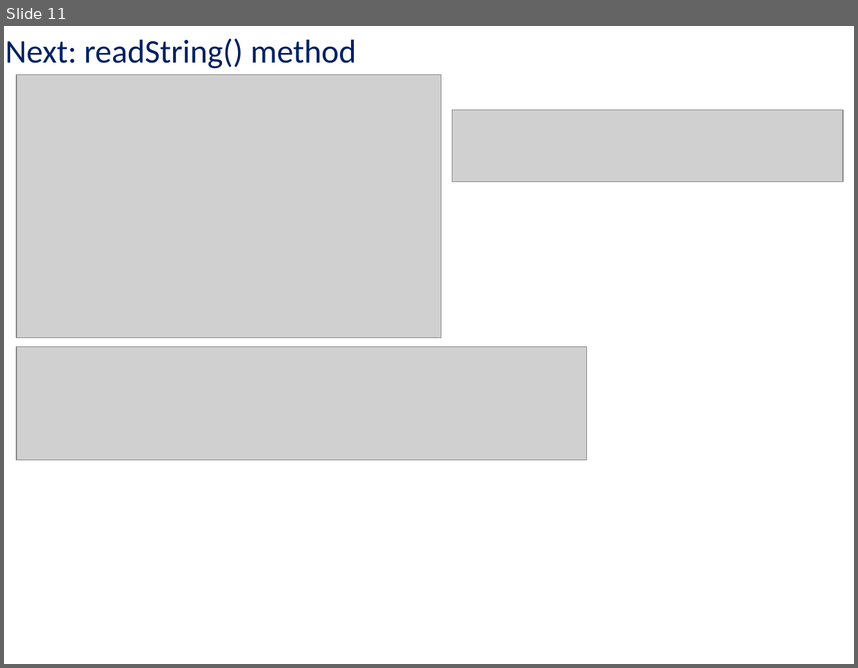
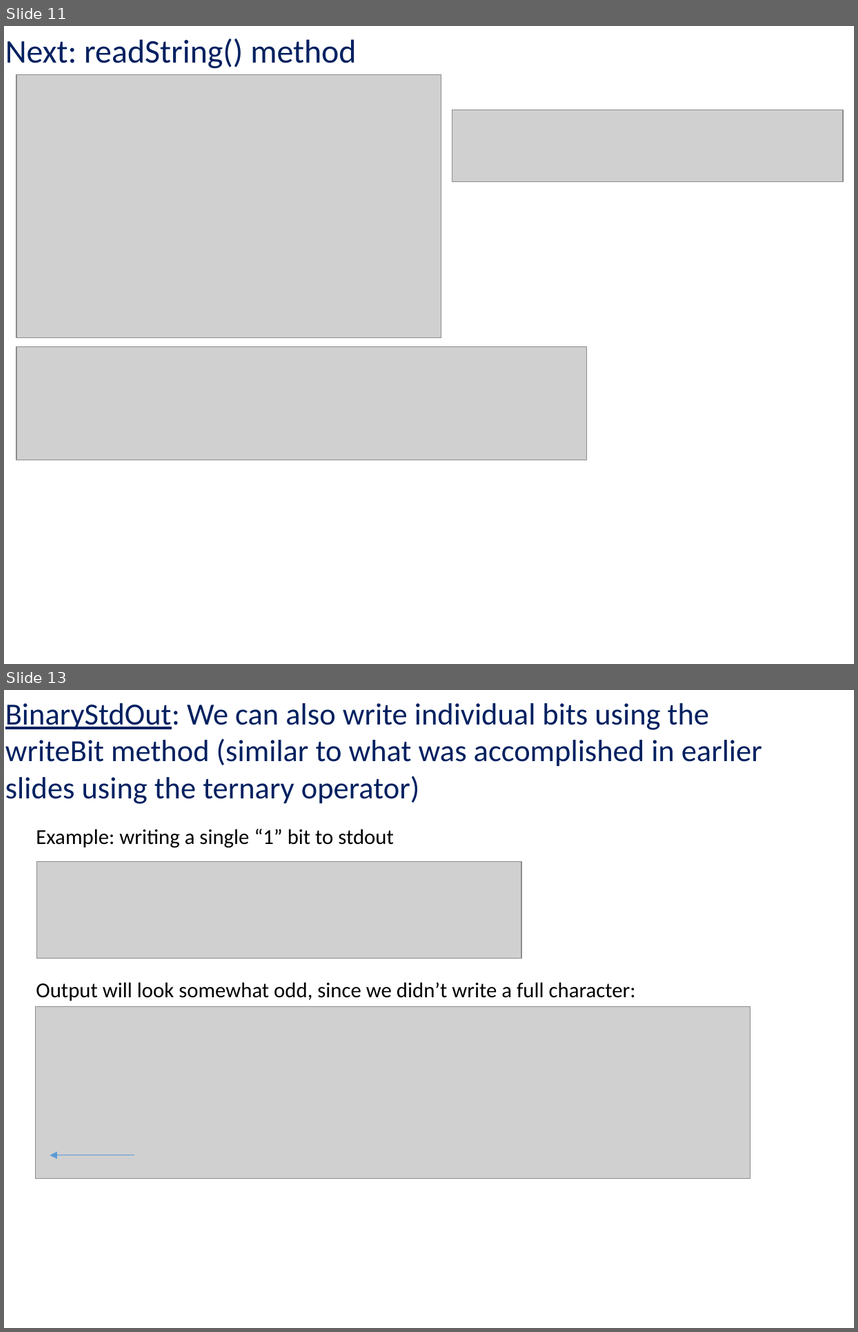
Before and after one commit to kc13/CS1501, a slide deck: cs1501_rec4_Oct4.pptx. Shown one above the other, each under a label of ours: slide 11 before the commit, slides 11 and 13 after it; the slides between them are not shown. The pictures are 858x668 and 858x1332 pixels, drawn with LibreOffice and Linux fonts; fonts in the diff are those of the drawing; grey boxes stand for pictures. Boxes give left, top, right and bottom in pixels: in the first picture for what was removed or moved away, otherwise in the second. Text is boxed around its words. In the diff, an @@ line names an element or a change of style, - is before the commit and + after.

```diff
--- a/cs1501_rec4_Oct4.pptx
+++ b/cs1501_rec4_Oct4.pptx
@@ slide 13 added at <box>4,690,854,1328</box>, background #FFFFFF @@
@@ text added at <box>5,703,762,804</box>, 26 pt, text #002060 @@
+BinaryStdOut: We can also write individual bits using the writeBit method (similar to what was accomplished in earlier slides using the ternary operator)
@@ text added at <box>36,829,394,848</box>, 18 pt, text #000000 @@
+Example: writing a single “1” bit to stdout
@@ picture added at <box>37,862,522,958</box> @@
@@ text added at <box>36,982,636,1000</box>, 18 pt, text #000000 @@
+Output will look somewhat odd, since we didn’t write a full character:
@@ picture added at <box>36,1006,751,1178</box> @@
@@ arrow added from (134, 1155) to (50, 1155), #5B9BD5 0.5 pt @@
```
Also in this commit, not shown: 2 other slides added, 1 slide removed.
